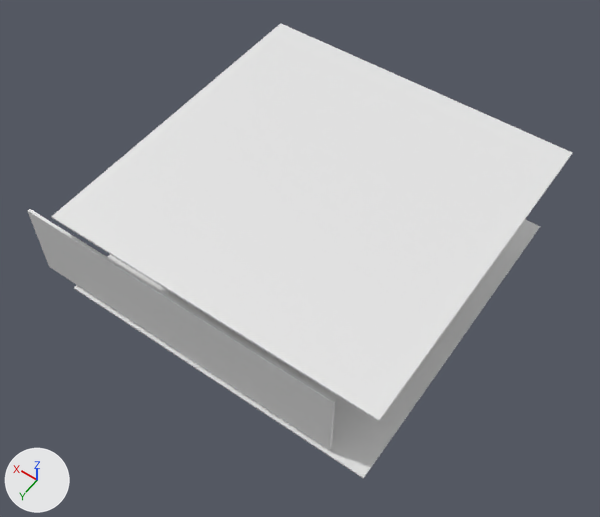
The Blender file Blender/ConferenceRoom.blend as it was, and as the next commit left it.
Camera for both pictures: a 50 mm lens placed at (-34.5, 51.1, 78.4), pointed at (0.0, 2.8, 2.5). Arrows for +X, +Y and +Z are at lower left; the lights stay in place.
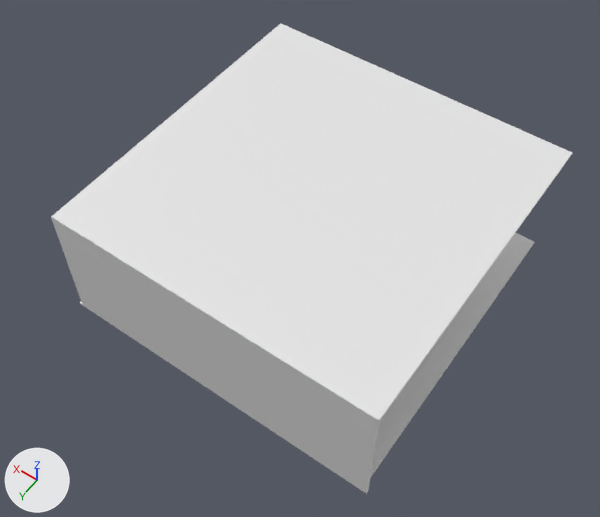
The change, as a list of edits to the scene's bpy script:
```text
Change ob_cube:
    ob_cube.location: (0.0, 0.0, 0.0) -> (0.0, 0.0, -3.0)
Change ob_cube_001:
    ob_cube_001.location: (4.2, 19.6, 5.5) -> (-0.6, 20.0, 5.1)
    ob_cube_001.scale: (20.0, 5.0, 0.1) -> (20.0, 8.0, 0.1)
```

Changed parts and their boxes [x1, y1, x2, y2] in the pictures (600 x 517 px):
'Cube.001', moved, rescaled (7% wider, 16% taller)
    before: [27, 209, 335, 450]
    after: [51, 215, 380, 494]
'Cube', moved
    before: [74, 219, 540, 479]
    after: [79, 233, 535, 491]
